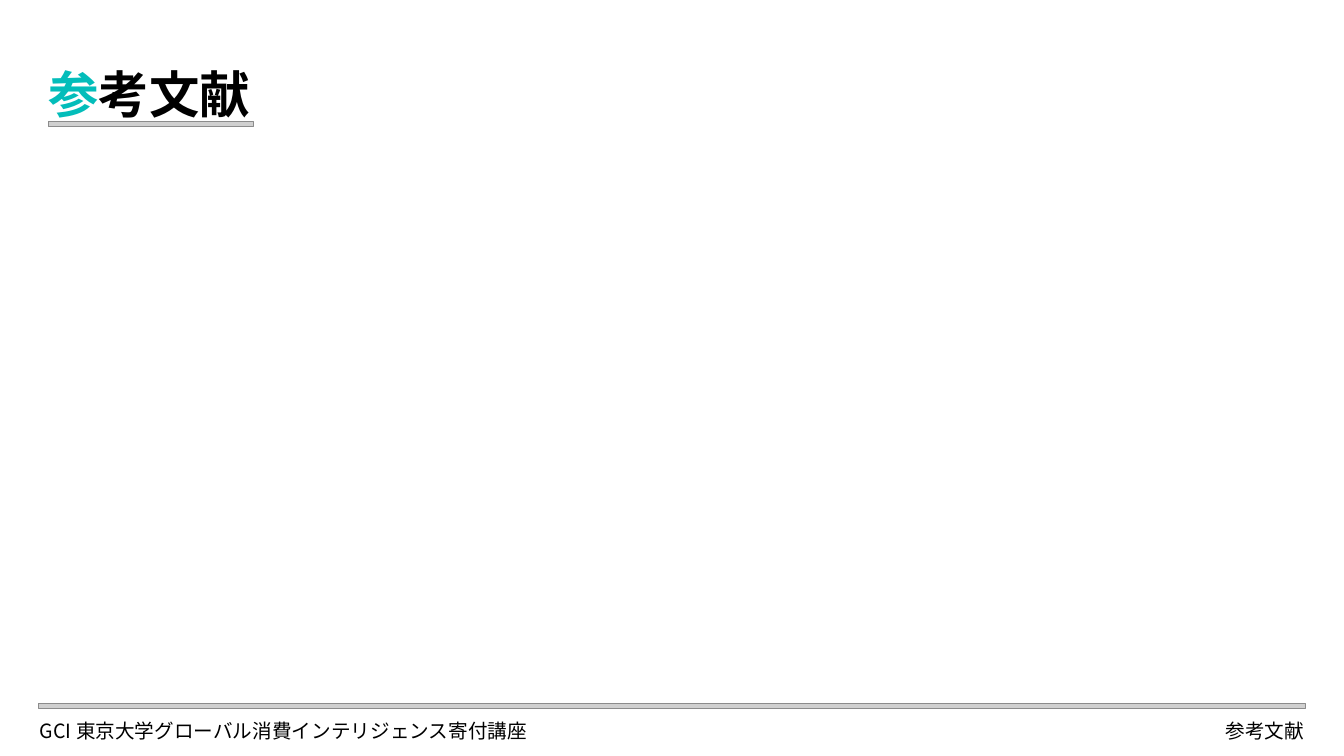
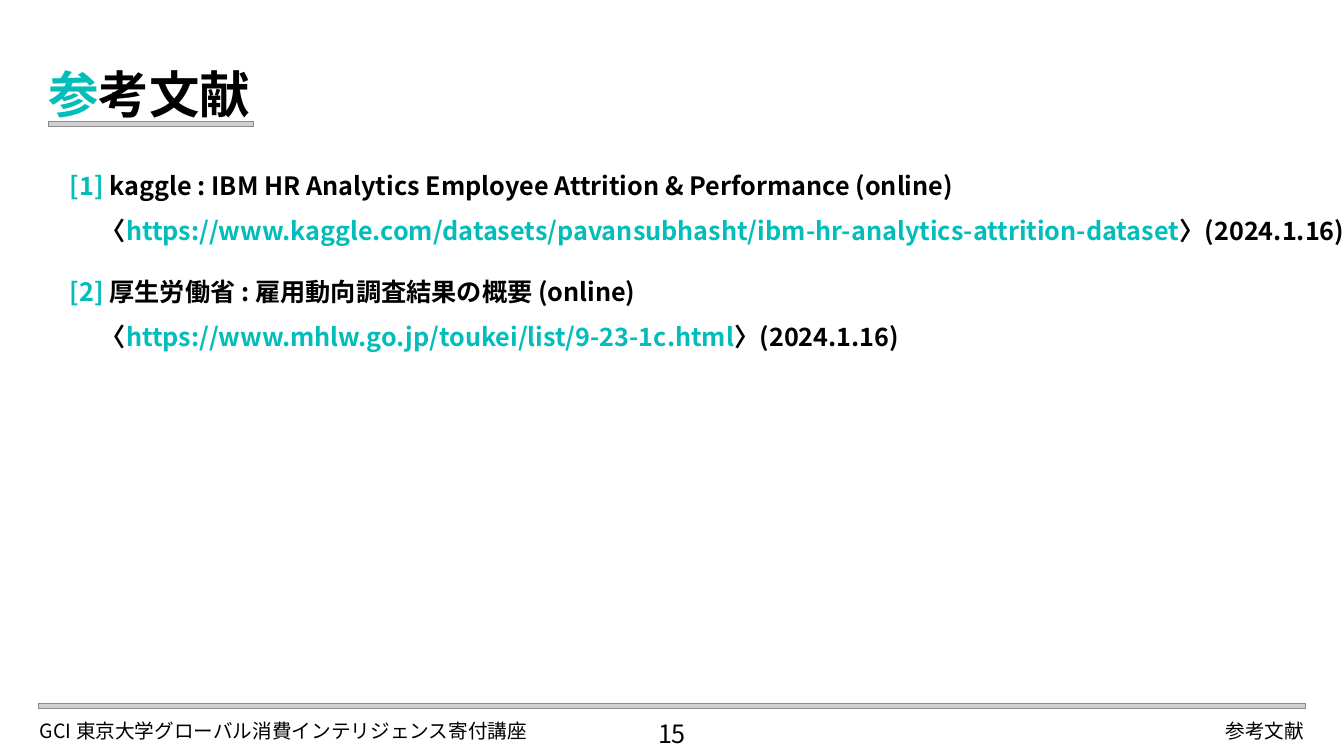
Before and after one commit to elsy0111/GCI2023Winter, a slide deck: slide 15 of LDA_Attrition.pptx (slide 13 before the commit). Drawn at 1344x756 pixels with LibreOffice and Linux fonts; fonts in the diff are those of the drawing; grey boxes stand for pictures. Boxes give left, top, right and bottom in pixels: in the first picture for what was removed or moved away, otherwise in the second. Text is boxed around its words. In the diff, an @@ line names an element or a change of style, - is before the commit and + after.

```diff
--- a/LDA_Attrition.pptx
+++ b/LDA_Attrition.pptx
@@ text added at [70, 174, 1344, 352], 18 pt, text #03BDBA, bold @@
+[1] kaggle : IBM HR Analytics Employee Attrition & Performance (online)
+〈https://www.kaggle.com/datasets/pavansubhasht/ibm-hr-analytics-attrition-dataset〉(2024.1.16)
+[2] 厚生労働省 : 雇用動向調査結果の概要 (online)
+〈https://www.mhlw.go.jp/toukei/list/9-23-1c.html〉(2024.1.16)
@@ text added at [658, 724, 686, 744], 18 pt, text #000000 @@
+15
```
Also in this commit, not shown: 11 other slides changed, 2 slides added, 7 other files.
